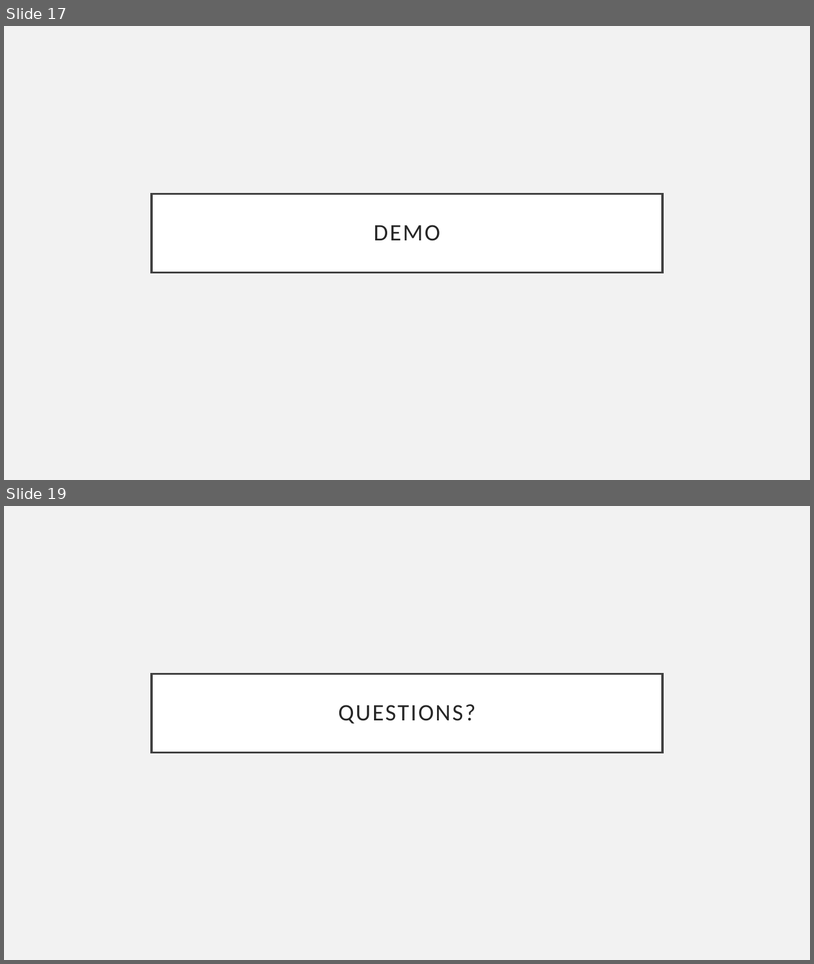
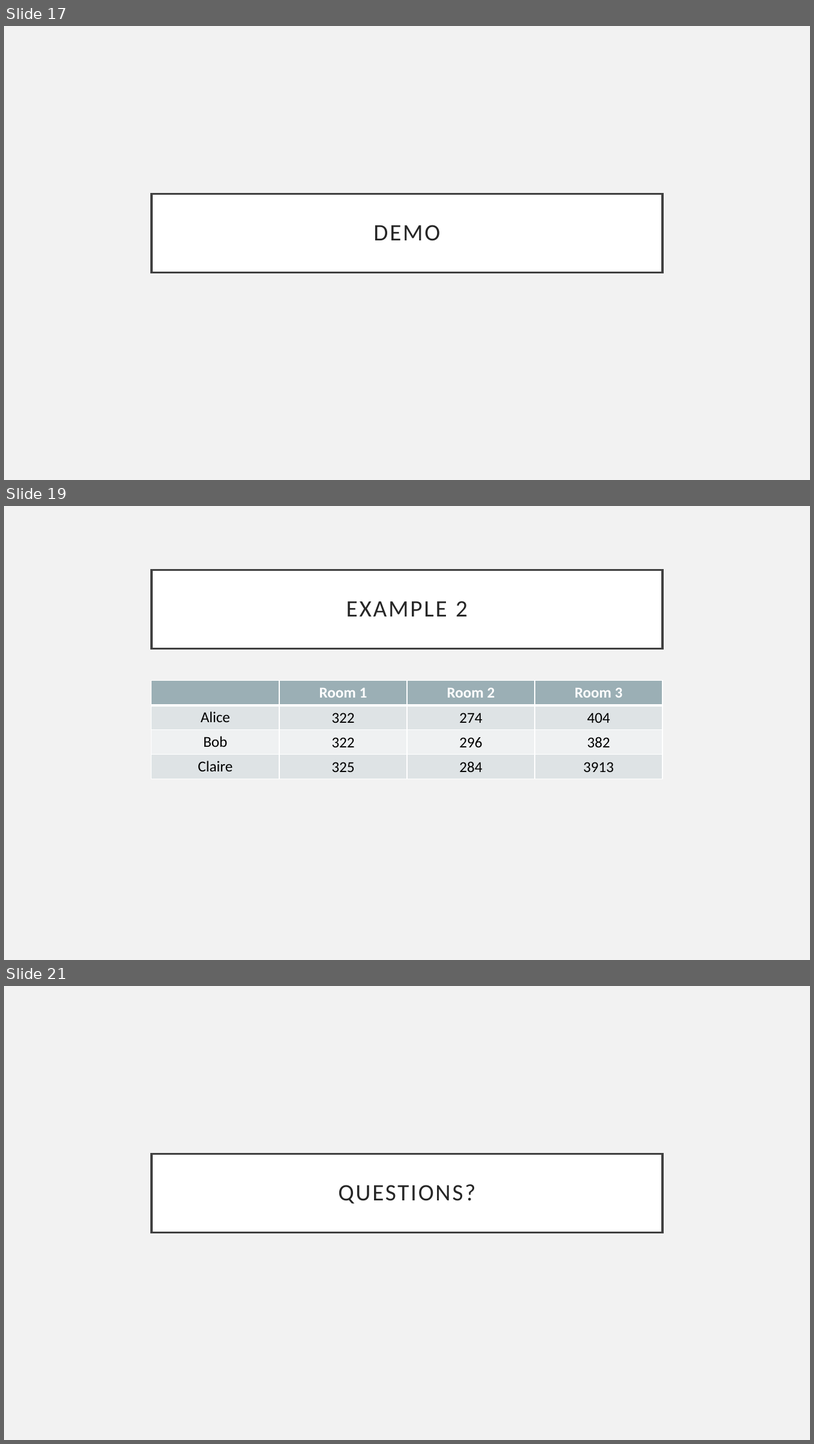
Before and after one commit to tanvinerkar/fair-rent-division, a slide deck: final-ppt.pptx. Shown one above the other, each under a label of ours: slides 17 and 19 before the commit, slides 17, 19 and 21 after it; the slides between them are not shown. The pictures are 814x964 and 814x1444 pixels, drawn with LibreOffice and Linux fonts; fonts in the diff are those of the drawing. Boxes give left, top, right and bottom in pixels: in the first picture for what was removed or moved away, otherwise in the second. Text is boxed around its words. In the diff, an @@ line names an element or a change of style, - is before the commit and + after.

```diff
--- a/final-ppt.pptx
+++ b/final-ppt.pptx
@@ slide 19 added at <box>4,506,810,960</box>, background #F2F2F2 @@
@@ title added at <box>152,570,663,648</box>, fill #FFFFFF, outline #404040 2.5 pt, 28 pt, text #262626 @@
+EXAMPLE 2
@@ table added at <box>152,681,662,779</box>, 4 rows, 4 columns @@
+ | Room 1 | Room 2 | Room 3
+Alice | 322 | 274 | 404
+Bob | 322 | 296 | 382
+Claire | 325 | 284 | 3913
@@ what was slide 19 is now slide 21 @@
```
Also in this commit, not shown: 3 slides changed, 1 other slide added, 2 other files.
